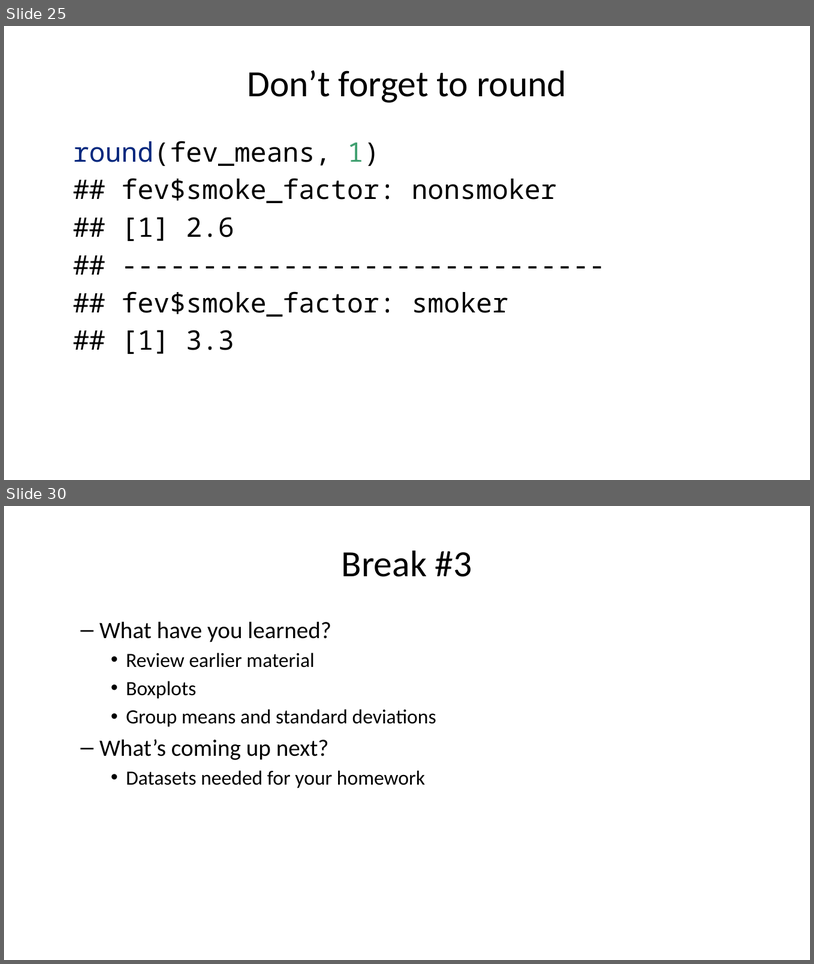
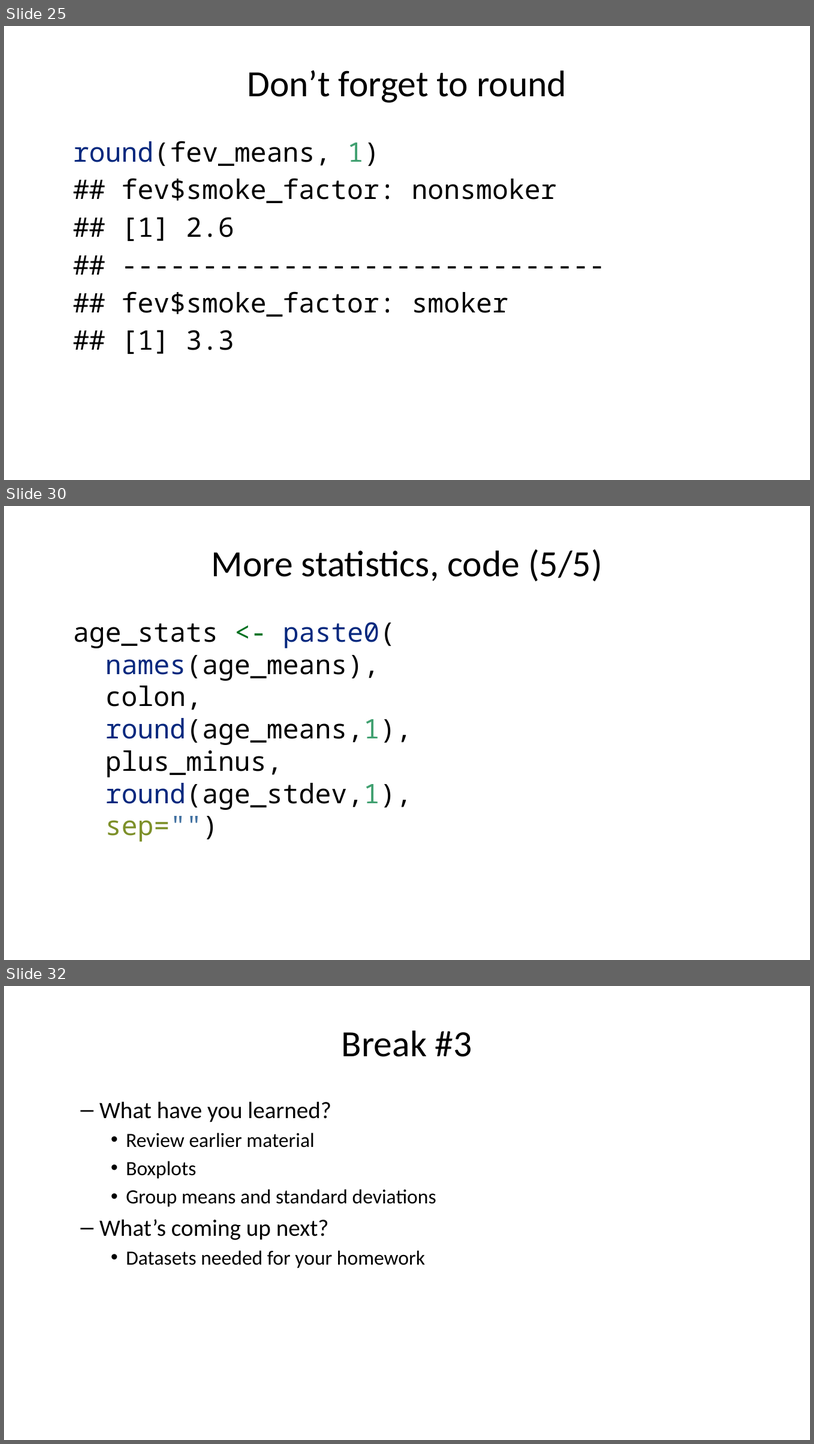
Before and after one commit to pmean/classes, a slide deck: introduction-to-r/results/v05-slides-and-speaker-notes.pptx. Shown one above the other, each under a label of ours: slides 25 and 30 before the commit, slides 25, 30 and 32 after it; the slides between them are not shown. The pictures are 814x964 and 814x1444 pixels, drawn with LibreOffice and Linux fonts; fonts in the diff are those of the drawing. Boxes give left, top, right and bottom in pixels: in the first picture for what was removed or moved away, otherwise in the second. Text is boxed around its words. In the diff, an @@ line names an element or a change of style, - is before the commit and + after.

```diff
--- a/introduction-to-r/results/v05-slides-and-speaker-notes.pptx
+++ b/introduction-to-r/results/v05-slides-and-speaker-notes.pptx
@@ slide 30 added at box(4, 506, 810, 960), background #FFFFFF @@
@@ title added at box(211, 549, 602, 582), 44 pt, text #000000 @@
+More statistics, code (5/5)
@@ text added at box(73, 622, 412, 841), 32 pt, text #000000 @@
+age_stats <- paste0(
+names(age_means),
+colon,
+round(age_means,1),
+plus_minus,
+round(age_stdev,1),
+sep="")
@@ what was slide 30 is now slide 32 @@
```
Also in this commit, not shown: 8 slides changed, 1 other slide added, 10 other files.
